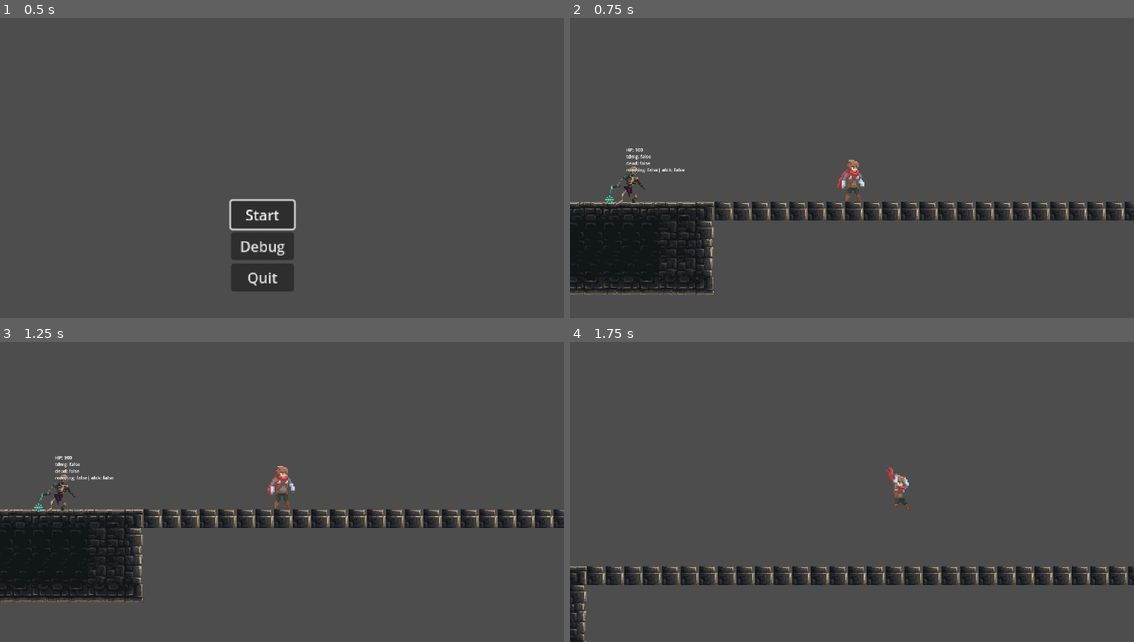
Above: before the commit, frames 1-4 (two rows, left to right).
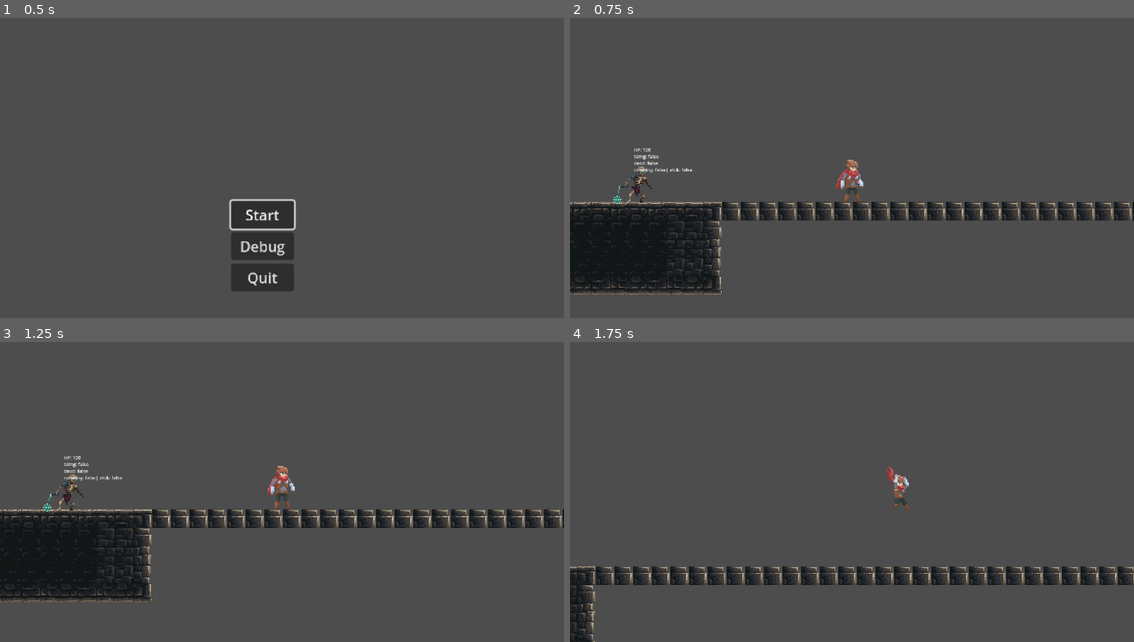
Above: after the commit, the same moments.

Repository: WerG0D/Tales-of-Sophie-build
Game: Godot game, scene res://scenes/misc/menu.tscn
Same seed, same stepped clock (60 frames per second), same inputs: the game is played once before the commit and once after it.
Inputs (mouse positions are in pixels of both pictures, inside the frame that each line leads up to):
- Up to frame 1 (0.5 s): no input
- Up to frame 2 (0.75 s): click "Start" at 0.5 s
- Up to frame 3 (1.25 s): no input
- Up to frame 4 (1.75 s): move the mouse to (806, 441) at 1.27 s; hold D (move_right) from 1.28 s (still down); tap E (e) at 1.35 s; click (806, 441) at 1.42 s; tap Space (jump) at 1.52 s

Frame 1 is identical in both runs. In frame 2, 5.6% of the frame differs, in the area x 0-100%, y 43-93%; in frame 3, 5.6%, in the area x 0-100%, y 38-87%; in frame 4, 5.3%.

Commit message:
added momentum, air and ground friction and fixed layers

Diff:
--- a/project.godot
+++ b/project.godot
@@ -83,6 +83,13 @@
 ]
 }
 
+[layer_names]
+
+2d_physics/layer_1="Player"
+2d_physics/layer_2="ground"
+2d_physics/layer_3="hook"
+2d_physics/layer_4="entities"
+
 [physics]
 
 2d/default_gravity=55.0
--- a/scenes/entity/player.tscn
+++ b/scenes/entity/player.tscn
@@ -248,7 +248,7 @@
 [node name="Player" type="CharacterBody2D"]
 position = Vector2(0, -18)
 scale = Vector2(1.14495, 1.03756)
-collision_mask = 14
+collision_mask = 10
 script = ExtResource("1_b3mxi")
 
 [node name="RayCast2D" type="RayCast2D" parent="."]
--- a/scenes/levels/tests.tscn
+++ b/scenes/levels/tests.tscn
@@ -3908,11 +3908,11 @@
 [node name="Skeleton" parent="." instance=ExtResource("6_qyfn6")]
 position = Vector2(367, 1)
 collision_layer = 8
-collision_mask = 7
+collision_mask = 6
 
 [node name="Skeleton2" parent="." instance=ExtResource("6_qyfn6")]
 position = Vector2(-235, -2)
 collision_layer = 8
-collision_mask = 7
+collision_mask = 6
 
 [connection signal="body_entered" from="cutscene" to="." method="_on_cutscene_body_entered"]
--- a/scripts/entities/player.gd
+++ b/scripts/entities/player.gd
@@ -2,24 +2,20 @@
 
 
 extends CharacterBody2D
-var max_speed : int = 2000
+var max_speed : int = 3000
 var jump_force : int = 2600
 var acceleration : int = 1300
 var jump_buffer_time : int  = 15
 var jump_buffer_counter : int = 0
-var enable_inputs: bool = true
-var chain_length = 500
-var motion =  Vector2()
-var hook_pos = Vector2()
-var radius = Vector2()
 var isdebug = false
 var chain_velocity := Vector2(0,0)
 var CHAIN_PULL = 205
+var on_ground_friction = 0.01 #more is more
+var on_air_friction = 0.008 #more is more (duuhh)
 @onready var camera = $Camera2D
 @onready var attackcomp = $AttackComponent
 @onready var healthcomp = $HealthComponent
 @onready var animplayer = $Sprite2D/AnimationPlayer
-@onready var current_chain_length = chain_length
 @onready var initialized = true
 
 var playerdmg = 50
@@ -31,37 +27,36 @@
 
 
 func _physics_process(delta):
-	if Input.is_action_just_released("debug"):
-		isdebug = not(isdebug)
-		print("breakpoint")
+	debug()
 	moveplayer(delta)
 	move_and_slide()
 	animateplayerWIP()
 	animatedattackWIP()
 
-	if isdebug:
-		$RichTextLabel.set_text(str(
-		"velocity: ", velocity,"
-		\n Global pos: ", global_position,"
-		\n Mouse pos:",  get_global_mouse_position(),
-		))#
-	else:
-		$RichTextLabel.set_text("")
+
 func moveplayer(delta):
 	if  !is_on_floor():
 		velocity.y += gravity
-		if velocity.y > 2000:
-			velocity.y = 2000
+		velocity.y = clamp(velocity.y, -max_speed, max_speed)
 	if Input.is_action_pressed("move_right") and !$Chain.hooked:
-		velocity.x =lerp(velocity.x,float(2000),0.2)
-		velocity.x = acceleration #dumbcode
+		if !(velocity.x >= -acceleration and velocity.x < acceleration):
+			if !is_on_floor():
+				velocity.x =lerp(velocity.x,float(acceleration),on_air_friction)
+			else:
+				velocity.x =lerp(velocity.x,float(acceleration),on_ground_friction)
+		else:
+			velocity.x = acceleration #dumbcode
 	if Input.is_action_pressed("move_left") and !$Chain.hooked:
-		velocity.x =lerp(velocity.x,float(-2000),0.2)
-		velocity.x = -acceleration #dumbcode
+		if !(velocity.x >= -acceleration and velocity.x < acceleration):
+			if !is_on_floor():
+				velocity.x =lerp(velocity.x,float(-acceleration),on_air_friction)
+			else:
+				velocity.x =lerp(velocity.x,float(-acceleration),on_ground_friction)
+		else:
+			velocity.x = -acceleration #dumbcode
 	if ((not(Input.is_action_pressed("move_left"))) and (not(Input.is_action_pressed("move_right"))) or (Input.is_action_pressed("move_right") and (Input.is_action_pressed("move_left")))):
 		if !$Chain.hooked: ############TODO REFATORAR ISSO TUDO
 			velocity.x = 0
-
 	velocity.x = clamp(velocity.x, -max_speed, max_speed)
 	if Input.is_action_just_pressed("jump") and is_on_floor():
 		jump_buffer_counter = jump_buffer_time
@@ -86,9 +81,6 @@
 	else:
 		chain_velocity = Vector2(0,0)
 	velocity += chain_velocity
-
-
-
 
 func animateplayerWIP():
 	if Input.is_action_pressed("move_left"):
@@ -130,7 +122,18 @@
 				$Chain.shoot(event.position - get_viewport().size * 0.5)
 			else:
 				$Chain.release()
-
+func debug():
+	if Input.is_action_just_released("debug"):
+		isdebug = not(isdebug)
+		print("breakpoint")
+	if isdebug:
+		$RichTextLabel.set_text(str(
+		"velocity: ", velocity,"
+		\n Global pos: ", global_position,"
+		\n Mouse pos:",  get_global_mouse_position(),
+		))#
+	else:
+		$RichTextLabel.set_text("")
 
 
 
